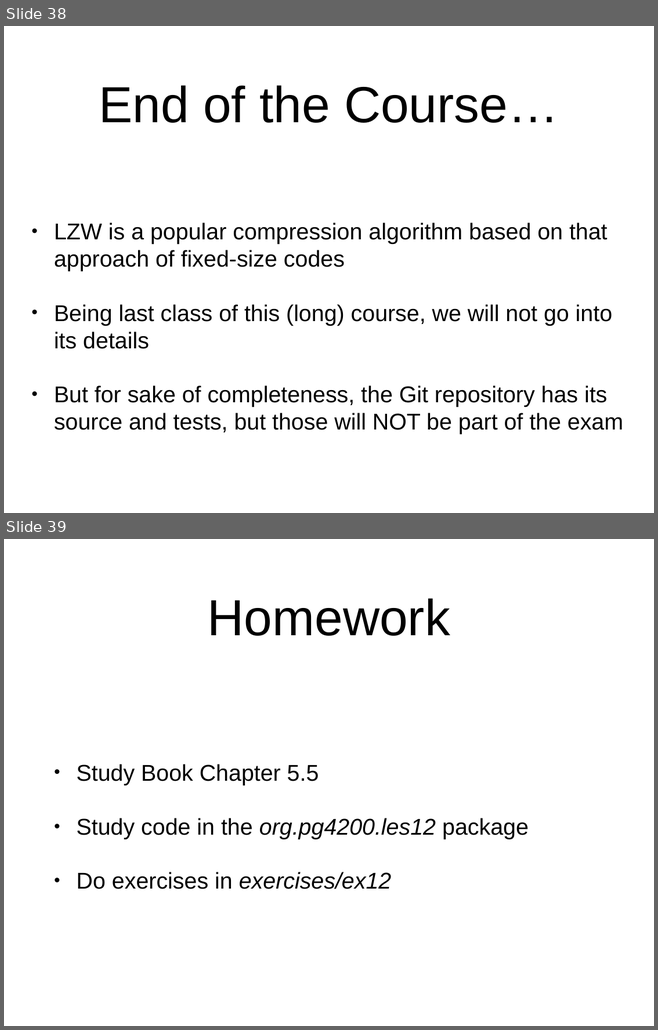
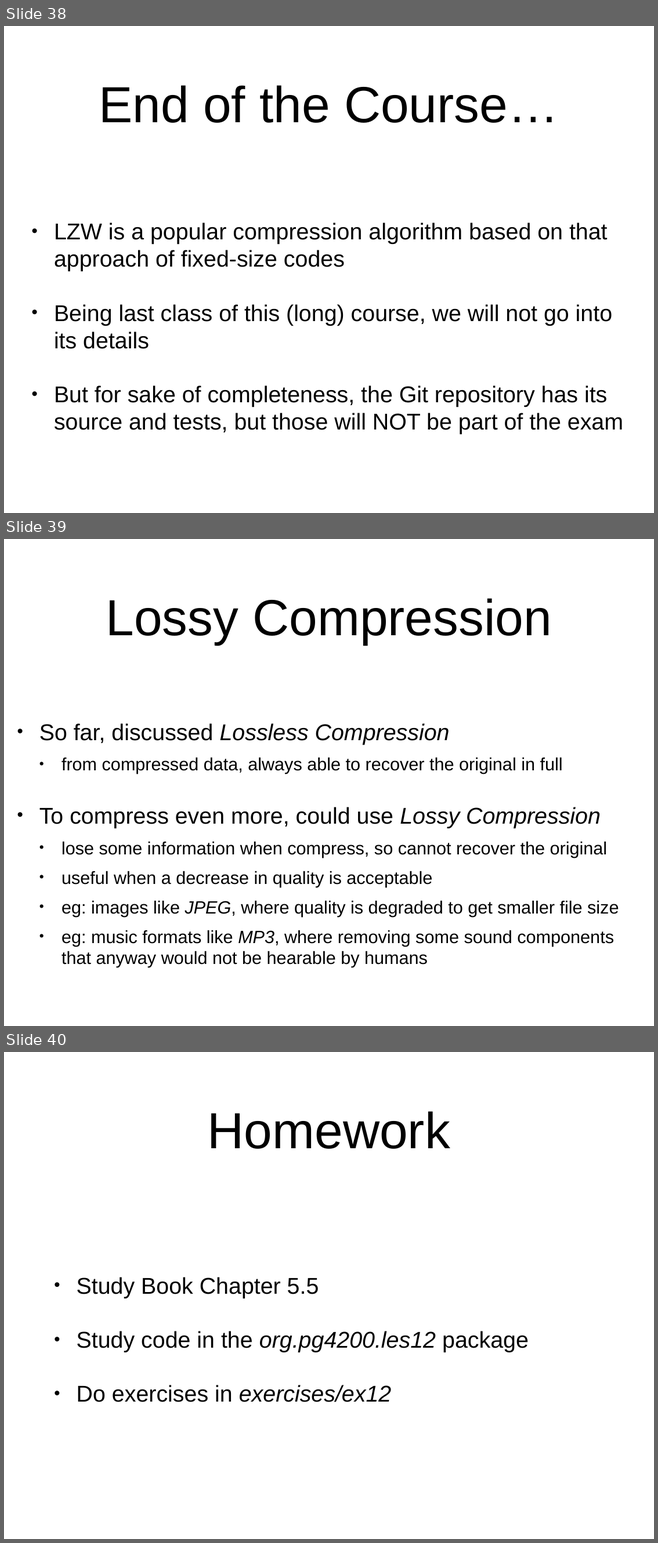
Before and after one commit to arcuri82/algorithms, a slide deck: docs/slides/12/12_compression.pptx. Shown one above the other, each under a label of ours: slides 38 and 39 before the commit, slides 38, 39 and 40 after it. The pictures are 658x1030 and 658x1543 pixels, drawn with LibreOffice and Linux fonts; fonts in the diff are those of the drawing. Boxes give left, top, right and bottom in pixels: in the first picture for what was removed or moved away, otherwise in the second. Text is boxed around its words. In the diff, an @@ line names an element or a change of style, - is before the commit and + after.

Commit message:
slide on lossy compression

```diff
--- a/docs/slides/12/12_compression.pptx
+++ b/docs/slides/12/12_compression.pptx
@@ slide 39 added at (4,539,654,1026), background #FFFFFF @@
@@ title added at (106,598,551,645), 80 pt, text #000000 @@
+Lossy Compression
@@ text added at (39,723,618,968), 28 pt, text #000000 @@
+• So far, discussed Lossless Compression
+  • from compressed data, always able to recover the original in full
+• To compress even more, could use Lossy Compression
+  • lose some information when compress, so cannot recover the original
+  • useful when a decrease in quality is acceptable
+  • eg: images like JPEG, where quality is degraded to get smaller file size
+  • eg: music formats like MP3, where removing some sound components that anyway would not be hearable by humans
@@ what was slide 39 is now slide 40 @@
```
Also in this commit, not shown: 2 other files.
